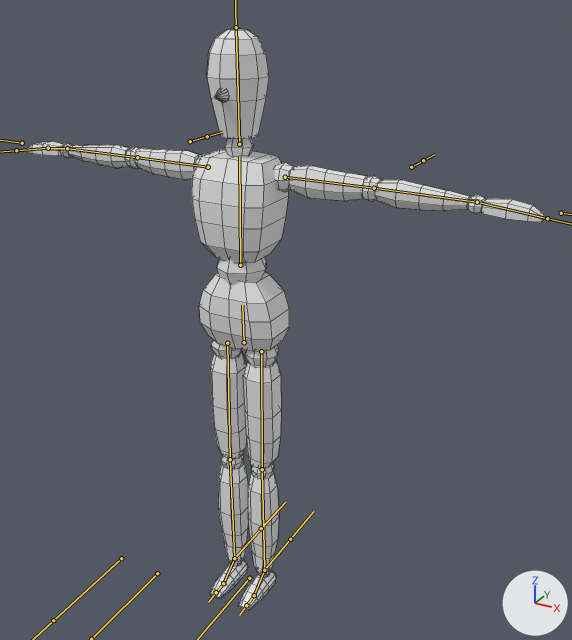
Renders of the FBX model Assets/Models/Quin_complete.fbx from each side of a commit.
The view is the same before and after, from a 50 mm camera at (1.186, -1.889, 1.982) aimed at (0.129, 0.033, 1.02). Lighting does not change. The marker at lower right points along +X, +Y and +Z. The bones that bend it are drawn over the model as lines. Mesh edges are drawn as thin lines.

Names of what the first picture shows: 'Quin'.
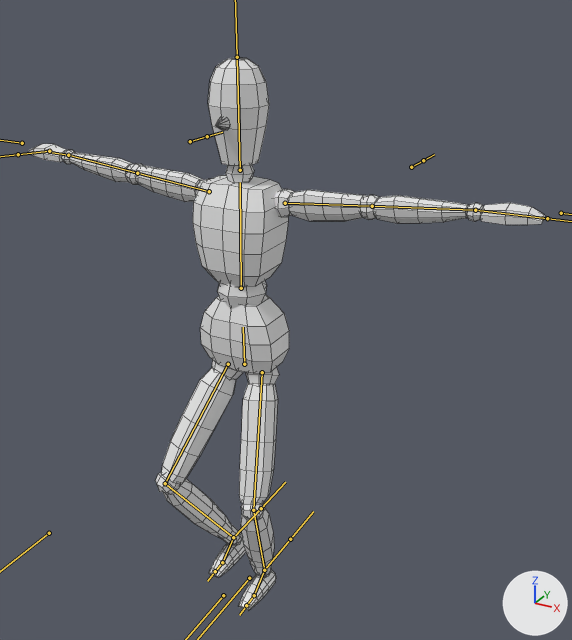
The newer file adds an action. The first version stands in its rest pose; the second is drawn at frame 7 of the action 'Armature|Anim_EnGuardeWalk_N'.

Pixel boxes (x1, y1, x2, y2) of what changed, in the pictures (572 x 640 px):
'Quin', posed
    before: (26, 29, 546, 611)
    after: (28, 58, 545, 611)
bone 'Hip', root to tip
    before: (244, 342) to (242, 305)
    after: (244, 364) to (243, 327)
bone 'UpperArm.L', root to tip
    before: (285, 177) to (374, 188)
    after: (285, 203) to (372, 206)
bone 'Forearm.L', root to tip
    before: (374, 188) to (477, 202)
    after: (372, 206) to (475, 210)
bone 'UpperArm.R', root to tip
    before: (208, 167) to (137, 157)
    after: (209, 191) to (137, 173)
bone 'Forearm.R', root to tip
    before: (137, 157) to (67, 148)
    after: (137, 173) to (68, 155)
bone 'UpperLeg.L', root to tip
    before: (261, 351) to (262, 469)
    after: (262, 372) to (253, 510)
bone 'LowerLeg.L', root to tip
    before: (262, 469) to (264, 570)
    after: (253, 510) to (264, 570)
bone 'UpperLeg.R', root to tip
    before: (227, 343) to (230, 459)
    after: (228, 364) to (165, 483)
bone 'LowerLeg.R', root to tip
    before: (230, 459) to (234, 558)
    after: (165, 483) to (233, 537)
bone 'Foot.R', root to tip
    before: (234, 558) to (223, 583)
    after: (233, 537) to (222, 562)

What the commit changed:
Bone 'Hip' (bone_hip) moves from (0.0, 0.0, 0.0) to (0.0, -0.074, 0.003).
Bone 'UpperArm.L' (bone_upperarm_l) turns from (0, 0, 0) to (1, 10, 6) degrees about its own x, y and z.
Bone 'Forearm.L' (bone_forearm_l) turns from (0, 0, 0) to (-2, 0, 0) degrees about its own x, y and z.
Bone 'UpperArm.R' (bone_upperarm_r) turns from (0, 0, 0) to (1, -10, -6) degrees about its own x, y and z.
Bone 'Forearm.R' (bone_forearm_r) turns from (0, 0, 0) to (-2, 0, 0) degrees about its own x, y and z.
Bone 'UpperLeg.L' (bone_upperleg_l) turns from (0, 0, 0) to (23, -20, 0) degrees about its own x, y and z.
Bone 'LowerLeg.L' (bone_lowerleg_l) turns from (0, 0, 0) to (-46, 0, 0) degrees about its own x, y and z.
Bone 'Foot.L' (bone_foot_l) turns from (0, 0, 0) to (22, 17, -11) degrees about its own x, y and z.
Bone 'UpperLeg.R' (bone_upperleg_r) turns from (0, 0, 0) to (35, 23, 0) degrees about its own x, y and z.
Bone 'LowerLeg.R' (bone_lowerleg_r) turns from (0, 0, 0) to (-71, 0, 0) degrees about its own x, y and z.
Bone 'Foot.R' (bone_foot_r) turns from (0, 0, 0) to (34, -22, 8) degrees about its own x, y and z.
